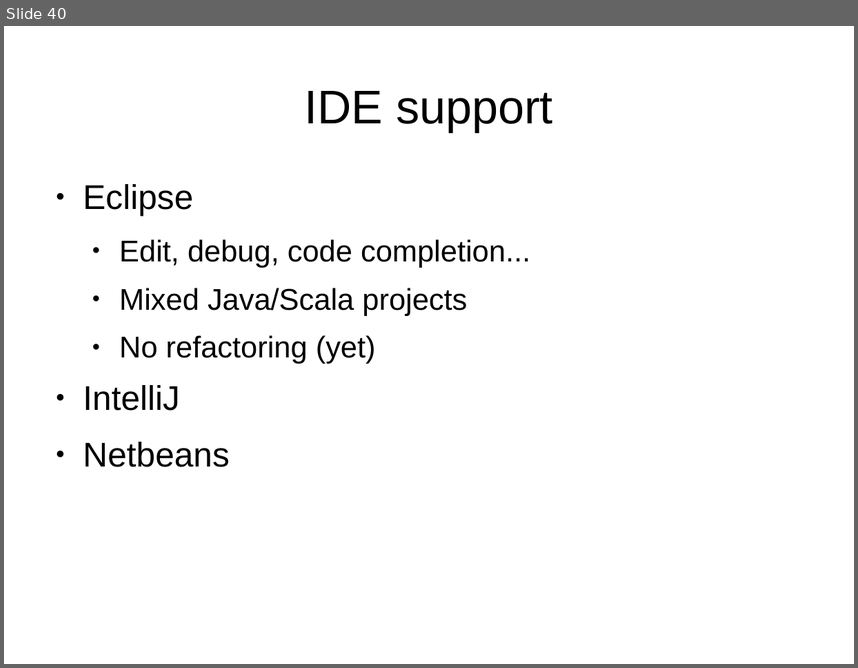
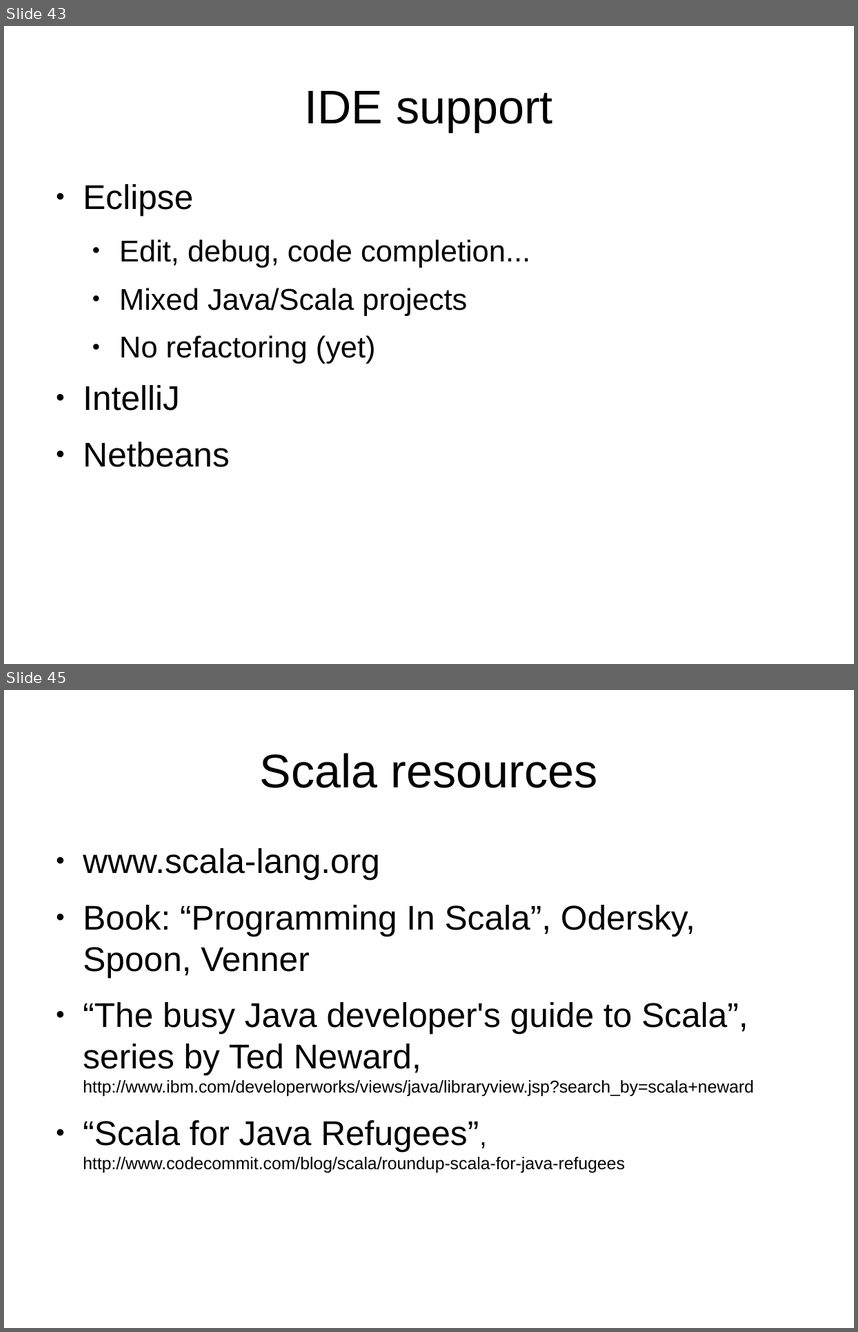
Before and after one commit to kaesler/ScalaTalk, a slide deck: my_slides/ScalaTalk.odp. Shown one above the other, each under a label of ours: slide 40 before the commit, slides 43 and 45 after it; the slides between them are not shown. The pictures are 858x668 and 858x1332 pixels, drawn with LibreOffice and Linux fonts; fonts in the diff are those of the drawing; background and template pictures are left out. Boxes give left, top, right and bottom in pixels: in the first picture for what was removed or moved away, otherwise in the second. Text is boxed around its words. In the diff, an @@ line names an element or a change of style, - is before the commit and + after.

```diff
--- a/my_slides/ScalaTalk.odp
+++ b/my_slides/ScalaTalk.odp
@@ slide 45 added at box(4, 690, 854, 1328), background #FFFFFF @@
@@ title added at box(260, 753, 598, 788), 44 pt, text #000000 @@
+Scala resources
@@ text added at box(83, 848, 754, 1172), 16 pt, text #000000 @@
+● www.scala-lang.org
+● Book: “Programming In Scala”, Odersky, Spoon, Venner
+● “The busy Java developer's guide to Scala”, series by Ted Neward, http://www.ibm.com/developerworks/views/java/libraryview.jsp?search_by=scala+neward
+● “Scala for Java Refugees”, http://www.codecommit.com/blog/scala/roundup-scala-for-java-refugees
@@ what was slide 40 is now slide 43 @@
```
Also in this commit, not shown: 4 slides changed, 3 other slides added, 35 other files.
